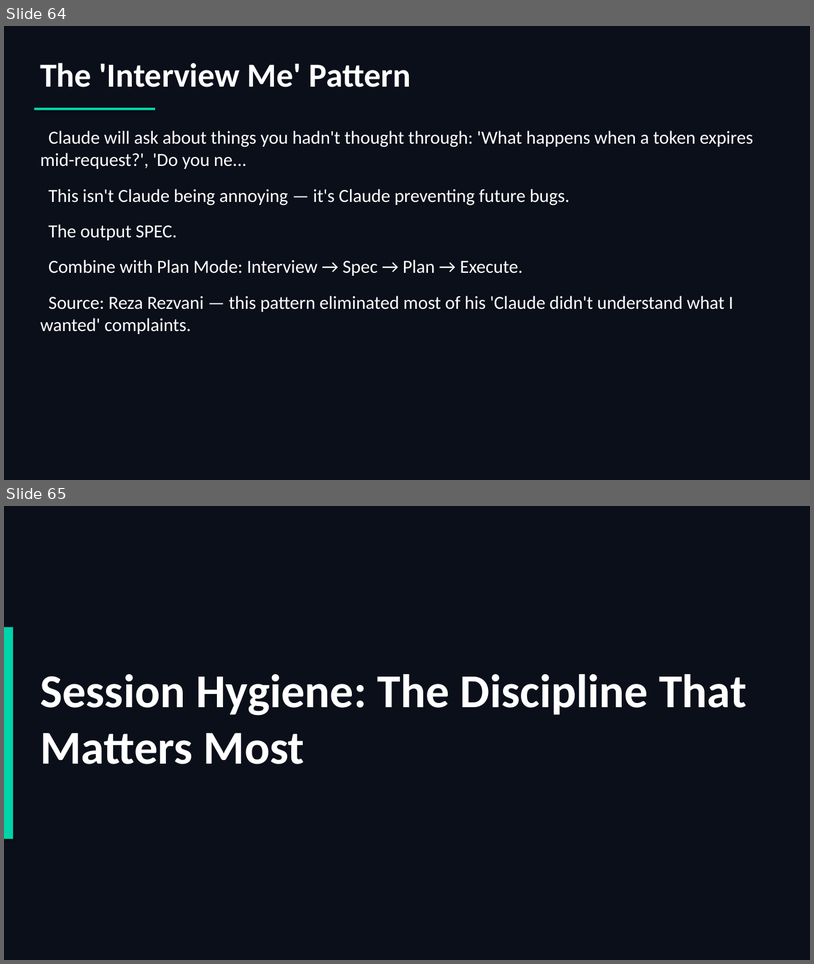
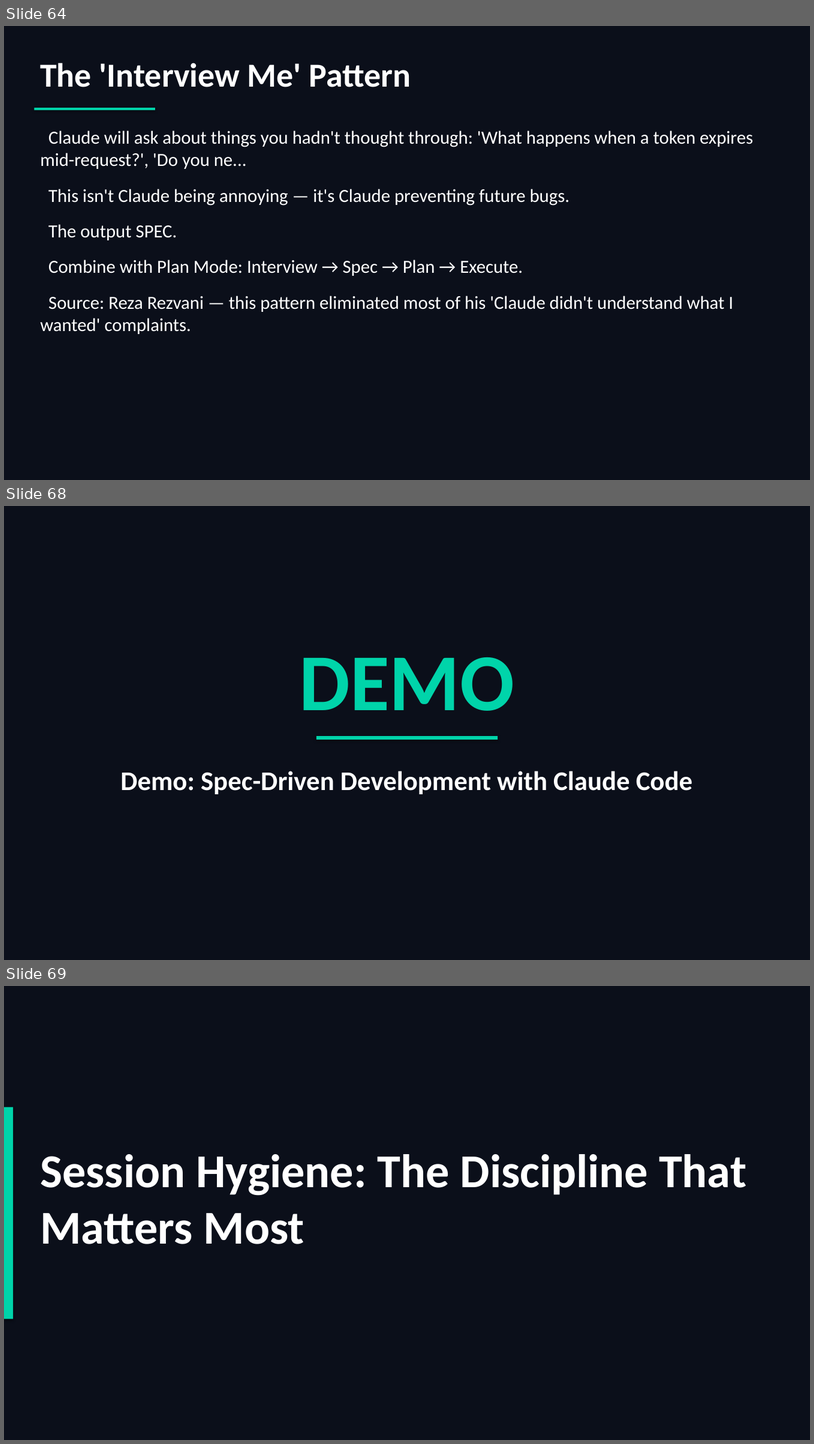
Before and after one commit to scottrhay/AIA-ClaudeCopilot, a slide deck: slides/Day2_Claude_Code_Fundamentals.pptx. Shown one above the other, each under a label of ours: slides 64 and 65 before the commit, slides 64, 68 and 69 after it; the slides between them are not shown. The pictures are 814x964 and 814x1444 pixels, drawn with LibreOffice and Linux fonts; fonts in the diff are those of the drawing. Boxes give left, top, right and bottom in pixels: in the first picture for what was removed or moved away, otherwise in the second. Text is boxed around its words. In the diff, an @@ line names an element or a change of style, - is before the commit and + after.

Commit message:
Add spec-writing as core theme across Days 2-3 + ebook
Day 2 (+4 slides, now 113):
- 'The Skill That Separates AI Power Users' (statement)
- 'Spec Quality = Output Quality' (vague vs precise comparison)
- 'The Spec Template: 6 Questions' (problem/users/requirements/boundaries/acceptance/constraints)
- 'Demo: Spec-Driven Development' (health check endpoint, vague vs spec)

Day 3 (+2 slides, now 107):
- 'Spec-Driven AI Development: The 4-Phase Process' (specify/plan/tasks/implement)
- 'Real Spec Structure: Feature Folder Pattern' (with CLAUDE.md integration)

Ebook: Added 'The Meta-Skill: Intent Specification' section in Chapter 5
with 6-question framework and team scaling process.
Source: Nate B Jones, AIA-Template SPEC-TEMPLATE.md + SPEC-DRIVEN-PROCESS.md

```diff
--- a/slides/Day2_Claude_Code_Fundamentals.pptx
+++ b/slides/Day2_Claude_Code_Fundamentals.pptx
@@ slide 68 added at (x1=4, y1=506, x2=810, y2=960), background #0B0F1A @@
@@ text added at (x1=300, y1=657, x2=515, y2=711), 96 pt, text #00D4AA, bold @@
+DEMO
@@ rectangle added at (x1=317, y1=736, x2=498, y2=739), fill #00D4AA @@
@@ text added at (x1=120, y1=771, x2=693, y2=794), 32 pt, text #FFFFFF, bold @@
+Demo: Spec-Driven Development with Claude Code
@@ what was slide 65 is now slide 69 @@
```
Also in this commit, not shown: 3 other slides added, 1 other file.
